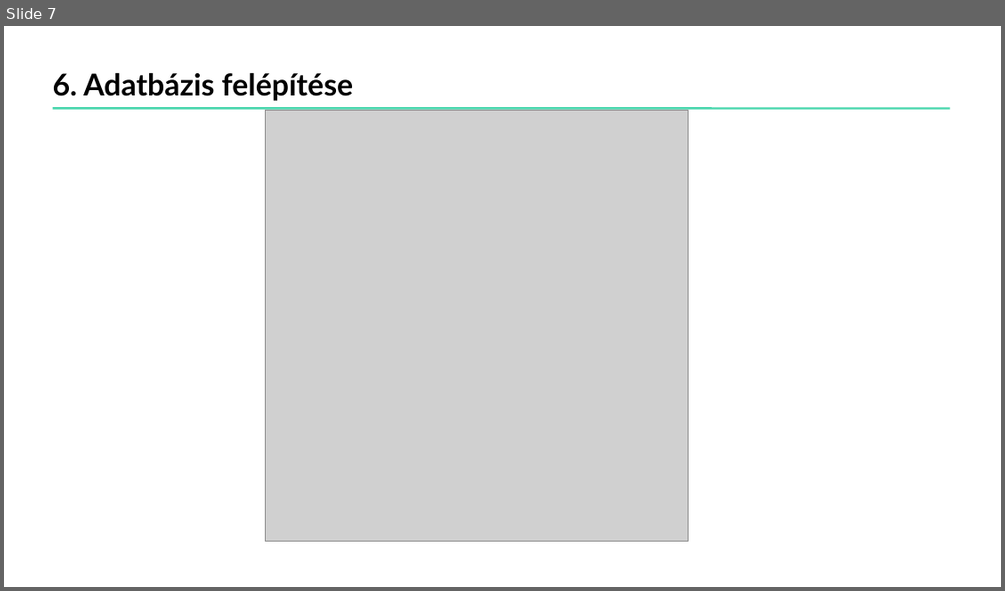
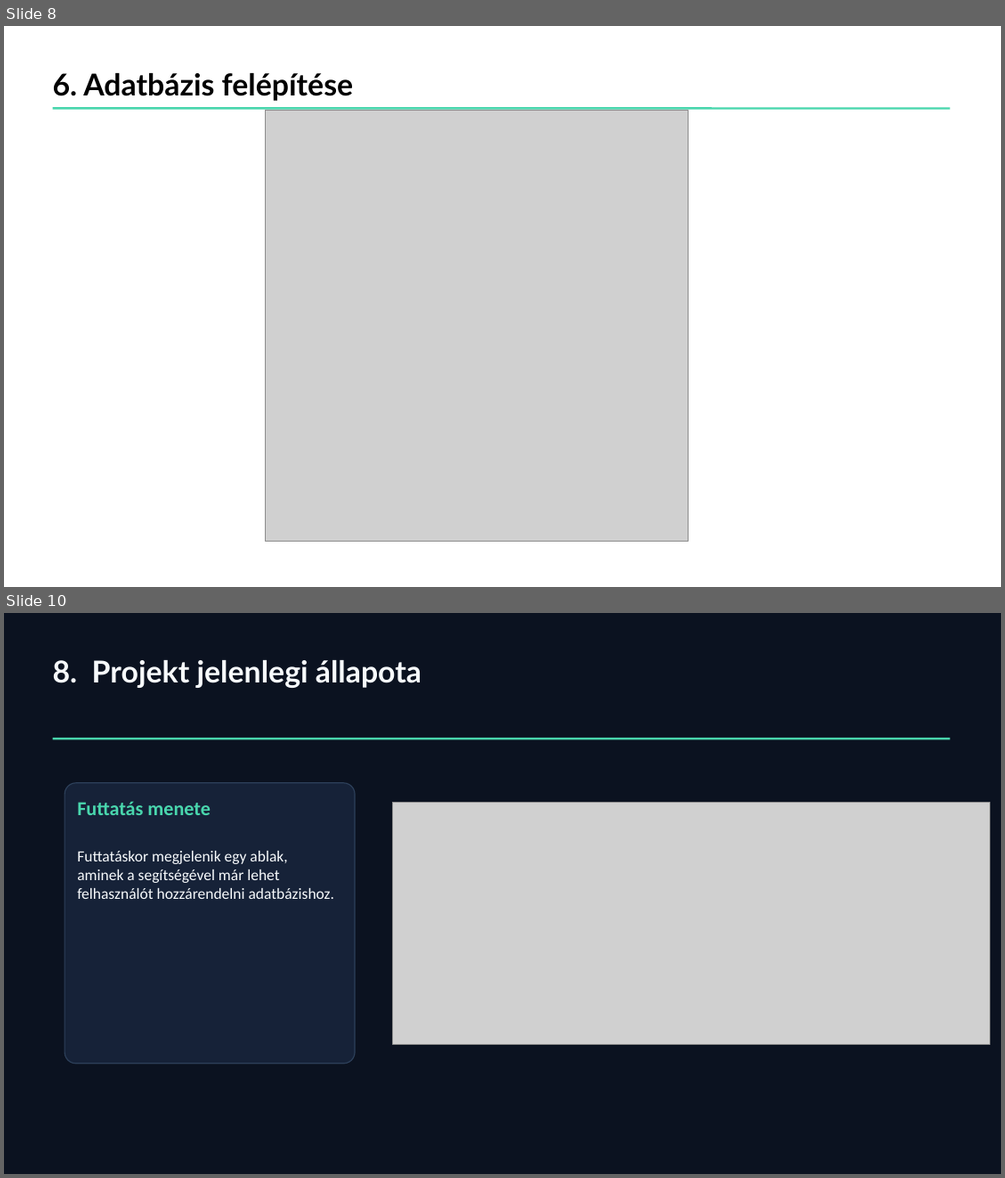
Before and after one commit to pbkbuff/arvacskak_projekt, a slide deck: docs/Kaloriszamlalo_projektbemutato.pptx. Shown one above the other, each under a label of ours: slide 7 before the commit, slides 8 and 10 after it; the slides between them are not shown. The pictures are 1005x591 and 1005x1178 pixels, drawn with LibreOffice and Linux fonts; fonts in the diff are those of the drawing; grey boxes stand for pictures. Boxes give left, top, right and bottom in pixels: in the first picture for what was removed or moved away, otherwise in the second. Text is boxed around its words. In the diff, an @@ line names an element or a change of style, - is before the commit and + after.

```diff
--- a/docs/Kaloriszamlalo_projektbemutato.pptx
+++ b/docs/Kaloriszamlalo_projektbemutato.pptx
@@ slide 10 added at (x1=4, y1=613, x2=1001, y2=1174), background #0B1220 @@
@@ text added at (x1=53, y1=660, x2=421, y2=688), 29 pt, text #F7FAFC, bold @@
+8. Projekt jelenlegi állapota
@@ line added from (53, 738) to (950, 738), #49D6AD 2 pt @@
@@ rounded rectangle added at (x1=65, y1=783, x2=355, y2=1063), fill #162238, outline #2D405A 1 pt @@
@@ text added at (x1=77, y1=801, x2=210, y2=815), 19 pt, text #49D6AD, bold @@
+Futtatás menete
@@ picture added at (x1=393, y1=803, x2=989, y2=1044) @@
@@ text added at (x1=77, y1=851, x2=334, y2=899), 15 pt, text #F7FAFC @@
+Futtatáskor megjelenik egy ablak, aminek a segítségével már lehet felhasználót hozzárendelni adatbázishoz.
@@ what was slide 7 is now slide 8 @@
```
Also in this commit, not shown: 9 slides changed, 3 other slides added.
